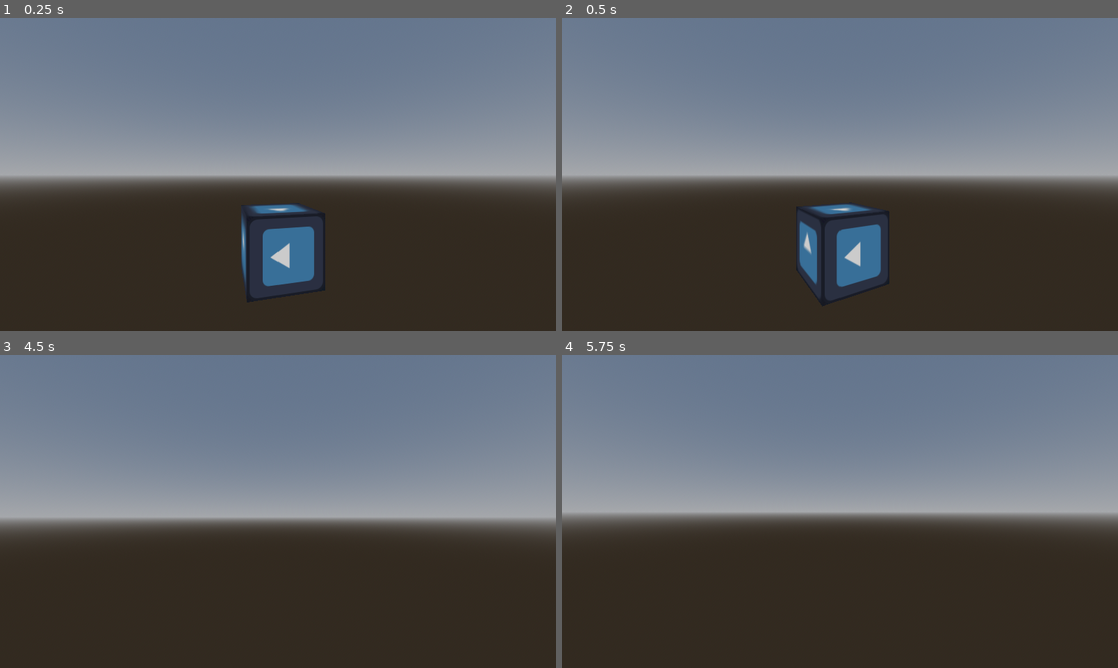
Above: before the commit, frames 1-4 (two rows, left to right).
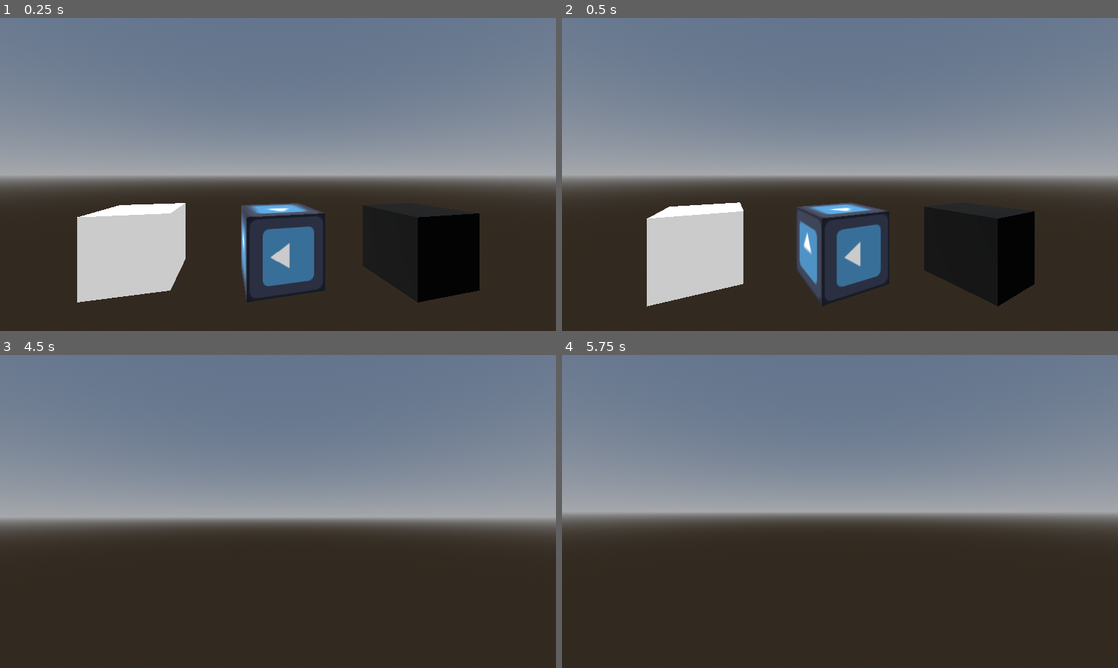
Above: after the commit, the same moments.

Repository: krscott/godot-start
Game: Godot game, scene res://scenes/levels/level_start.tscn
Same seed, same stepped clock (60 frames per second), same inputs: the game is played once before the commit and once after it. The engine's default icon, where the game draws it, is replaced by a stand-in: a white triangle on a blue panel in a dark square.
Inputs (mouse positions are in pixels of both pictures, inside the frame that each line leads up to):
- Up to frame 1 (0.25 s): no input
- Up to frame 2 (0.5 s): no input
- Up to frame 3 (4.5 s): move the mouse to (305, 511) at 0.52 s; hold Ctrl (crouch) 0.53-1.28 s; hold W (move_forward) from 0.53 s (still down); tap Space (jump) at 0.77, 1.52, 2.75, 3.02, 3.77, 4.25 s; move the mouse to (250, 511) at 1.27 s; tap Shift (sprint) at 1.35, 2.85, 4.35 s; tap Enter at 2, 3.5 s; move the mouse to (289, 505) at 2.02 s; hold Ctrl (crouch) 2.03-2.78 s; move the mouse to (272, 517) at 2.77 s; move the mouse to (316, 514) at 3.52 s; hold Ctrl (crouch) 3.53-4.28 s; move the mouse to (233, 508) at 4.27 s
- Up to frame 4 (5.75 s): keep holding W (move_forward); tap Space (jump) at 4.52 s; tap Enter at 5 s; move the mouse to (845, 511) at 5.02 s; hold Ctrl (crouch) from 5.03 s (still down)

The runs differ from the first frame. In frame 1, 10% of the frame differs, in the area x 13-87%, y 59-91%; in frame 2, 11%, in the area x 15-85%, y 58-93%; in frame 3, less than 0.1%; in frame 4, nothing differs.

Commit message:
Fix dither thresholds

Diff:
--- a/project/scenes/levels/level_start.tscn
+++ b/project/scenes/levels/level_start.tscn
@@ -19,6 +19,11 @@
 [sub_resource type="StandardMaterial3D" id="StandardMaterial3D_lwsif"]
 albedo_texture = ExtResource("3_p6tgm")
 
+[sub_resource type="StandardMaterial3D" id="StandardMaterial3D_p6tgm"]
+
+[sub_resource type="StandardMaterial3D" id="StandardMaterial3D_4icbv"]
+albedo_color = Color(0, 0, 0, 1)
+
 [node name="LevelStart" type="CanvasLayer" node_paths=PackedStringArray("box", "freecam")]
 script = ExtResource("1_q4qc6")
 box = NodePath("Box")
@@ -29,7 +34,6 @@
 
 [node name="DirectionalLight3D" type="DirectionalLight3D" parent="."]
 transform = Transform3D(0.9182944, 0.3015499, -0.25652108, -3.72529e-08, 0.6479471, 0.7616854, 0.39589825, -0.6994514, 0.59500617, 0, 8.608476, 0)
-visible = false
 
 [node name="FreeCam" type="Camera3D" parent="."]
 transform = Transform3D(-4.371139e-08, 0, 1, 0, 1, 0, -1, 0, -4.371139e-08, 3, 1, 0)
@@ -41,3 +45,19 @@
 [node name="Rotate" type="Node" parent="Box"]
 script = ExtResource("3_lwsif")
 metadata/_custom_type_script = "uid://c1yjf0s7vvoqn"
+
+[node name="WhiteBox" type="CSGBox3D" parent="."]
+transform = Transform3D(1, 0, 0, 0, 1, 0, 0, 0, 1, 0, 0, 2)
+material = SubResource("StandardMaterial3D_p6tgm")
+
+[node name="Rotate" type="Node" parent="WhiteBox"]
+script = ExtResource("3_lwsif")
+metadata/_custom_type_script = "uid://c1yjf0s7vvoqn"
+
+[node name="BlackBox" type="CSGBox3D" parent="."]
+transform = Transform3D(1, 0, 0, 0, 1, 0, 0, 0, 1, 0, 0, -2)
+material = SubResource("StandardMaterial3D_4icbv")
+
+[node name="Rotate" type="Node" parent="BlackBox"]
+script = ExtResource("3_lwsif")
+metadata/_custom_type_script = "uid://c1yjf0s7vvoqn"
--- a/project/shaders/dither-post.gdshader
+++ b/project/shaders/dither-post.gdshader
@@ -17,10 +17,10 @@
 const vec3 LITE_RGB = INT2VEC(0xc6baac);
 
 const float BAYER4[] = {
-	 0.0/16.0,  8.0/16.0,  2.0/16.0, 10.0/16.0,
-	12.0/16.0,  4.0/16.0, 14.0/16.0,  6.0/16.0,
-	 3.0/16.0, 11.0/16.0,  1.0/16.0,  9.0/16.0,
-	15.0/16.0,  7.0/16.0, 13.0/16.0,  5.0/16.0
+	 1.0/17.0,  9.0/17.0,  3.0/17.0, 11.0/17.0,
+	13.0/17.0,  5.0/17.0, 15.0/17.0,  7.0/17.0,
+	 4.0/17.0, 12.0/17.0,  2.0/17.0, 10.0/17.0,
+	16.0/17.0,  8.0/17.0, 14.0/17.0,  6.0/17.0
 };
 
 uint bayer_index(vec2 xy, uint dim) {
@@ -41,5 +41,5 @@
 	float threshold = BAYER4[bayer_index(screen_xy, 4)];
 	//COLOR.r = COLOR.g = COLOR.b = brightness;
 	//COLOR.r = COLOR.g = COLOR.b = threshold;
-	COLOR.rgb = brightness < threshold ? DARK_RGB : LITE_RGB;
+	COLOR.rgb = brightness <= threshold ? DARK_RGB : LITE_RGB;
 }
Not shown: 1 places in project/scenes/levels/level_start.tscn that only renumber resources
